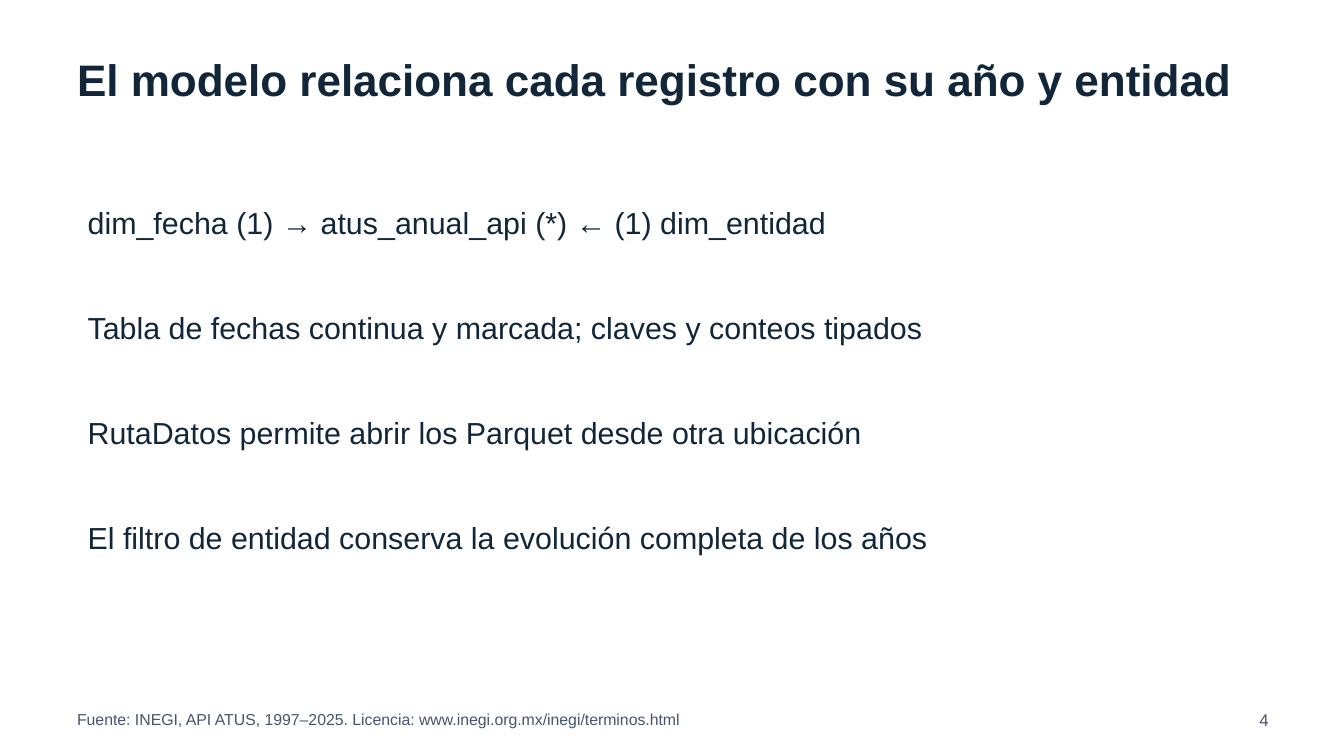
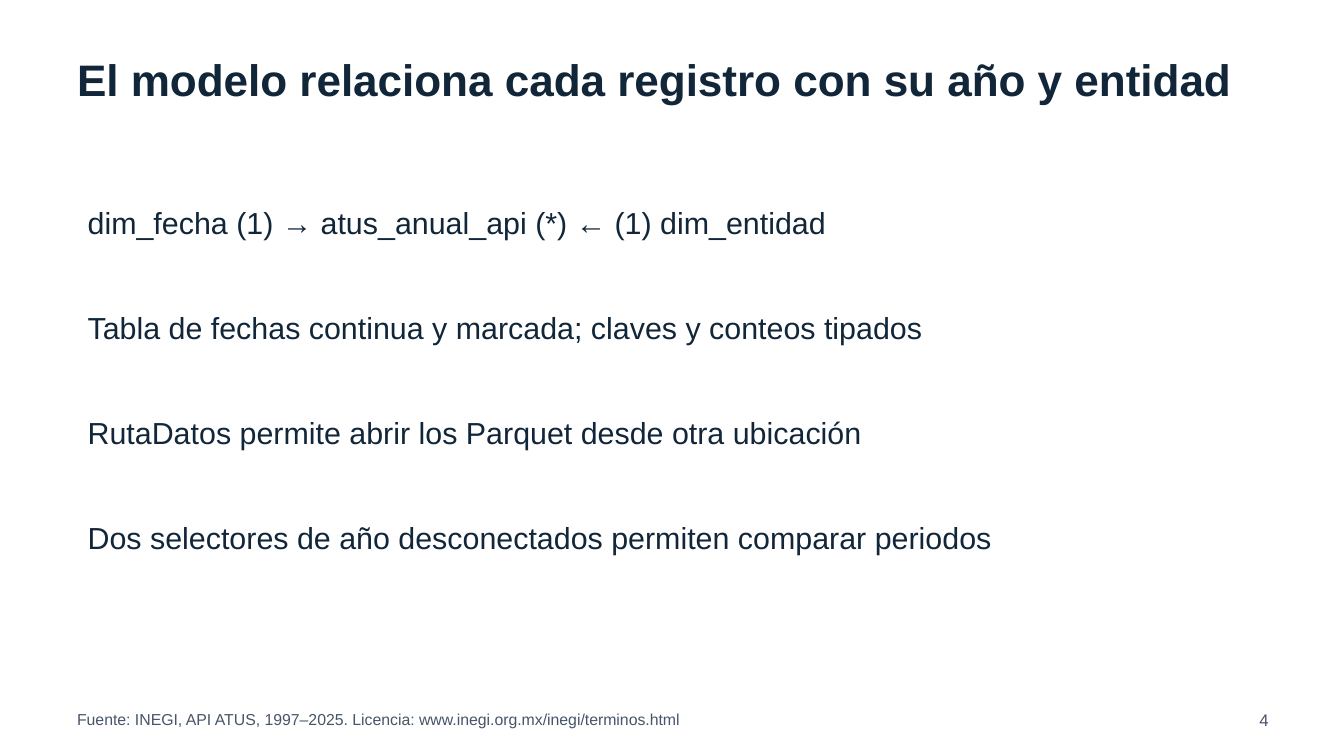
Before and after one commit to Gerar93Dot/Computo-cientifico-ok, a slide deck: slide 4 of docs/presentacion_ATUS_API.pptx. Drawn at 1344x756 pixels with LibreOffice and Linux fonts; fonts in the diff are those of the drawing. Boxes give left, top, right and bottom in pixels: in the first picture for what was removed or moved away, otherwise in the second. Text is boxed around its words. In the diff, an @@ line names an element or a change of style, - is before the commit and + after.

Commit message:
Actualiza informe y presentación del PIA con cantidad, gravedad y cambios temporales
Amplía el informe a cinco páginas e incorpora dispersión y comparación 2019–2025. Actualiza PowerPoint editable, PDF de diez diapositivas y guion de doce minutos con los cinco bloques de la rúbrica. Conserva la pregunta y gran idea, fuentes, unidades, licencia y limitaciones; actualiza documentación y generador del informe.

```diff
--- a/docs/presentacion_ATUS_API.pptx
+++ b/docs/presentacion_ATUS_API.pptx
@@ text at (88, 527, 992, 555): text changed @@
-El filtro de entidad conserva la evolución completa de los años
+Dos selectores de año desconectados permiten comparar periodos
```
Also in this commit, not shown: 4 other slides changed, 10 other files.
